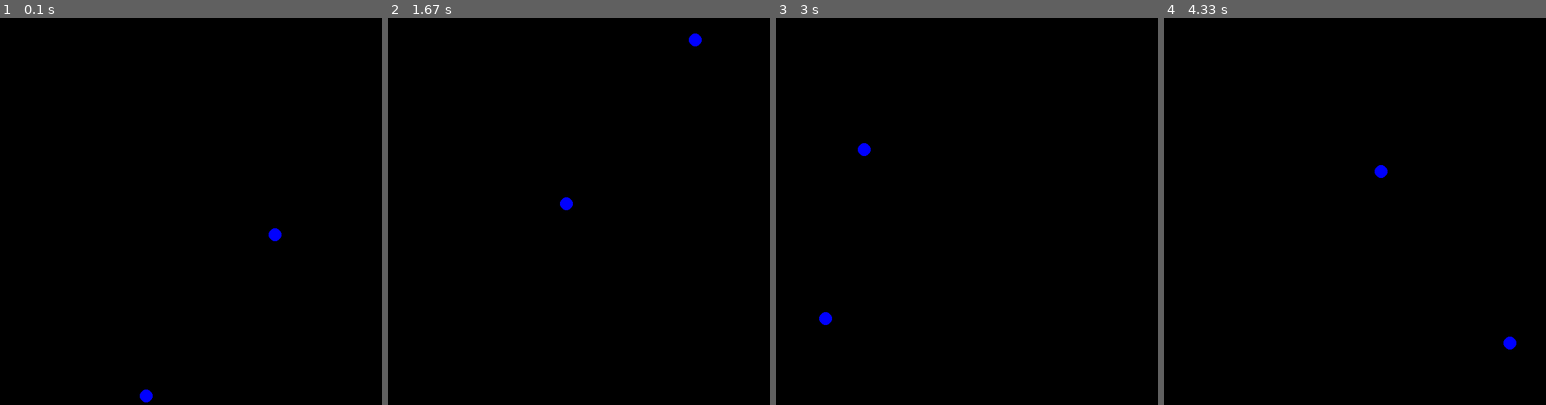
Above: before the commit, frames 1-4 (left to right).
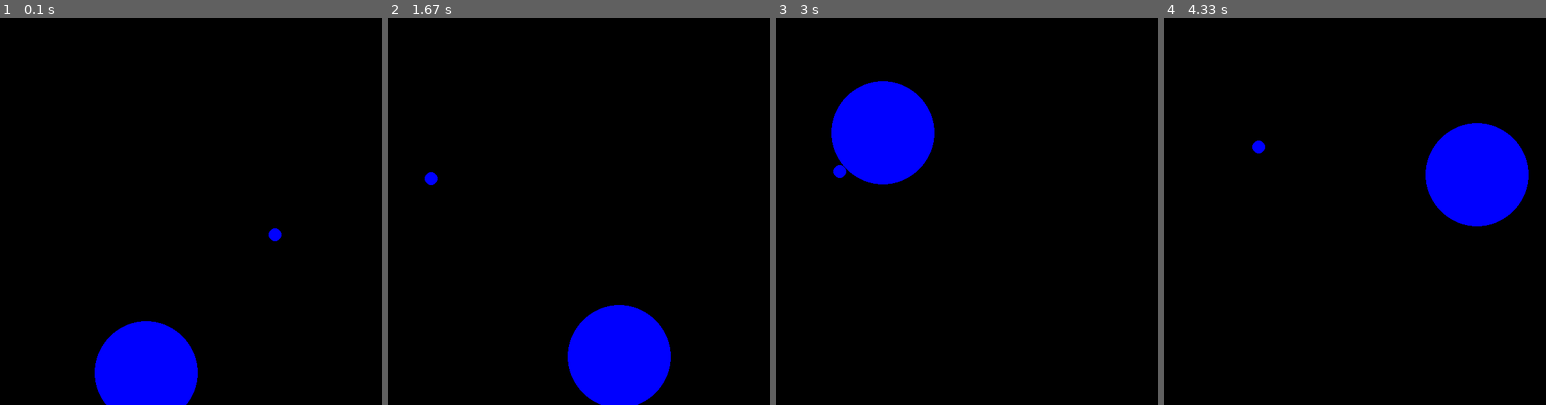
Above: after the commit, the same moments.

Repository: Marihbn/Cinetica_quimica_4_semestre
Game: pygame game, started from import pygame.py
Two runs of this game, one before a commit and one after it. Both use one fixed random seed, a clock stepped at 60 frames per second and the inputs below.
Inputs:
- Up to frame 1 (0.1 s): no input
- Up to frame 2 (1.67 s): no input
- Up to frame 3 (3 s): no input
- Up to frame 4 (4.33 s): no input

The runs differ from the first frame. In frame 1, 4.8% of the frame differs, in the area x 24-52%, y 78-100%; in frame 2, 5.8%; in frame 3, 5.7%; in frame 4, 5.9%, in the area x 23-96%, y 27-86%.

Commit message:
Atualizações

Diff:
--- a/import pygame (1).py
+++ b/import pygame.py
@@ -28,26 +28,28 @@
         if (self.posicao[1] - self.raio <= 0) or (self.posicao[1] + self.raio >= height):
             self.velocidade[1] *= -1
 
-    #def distancia_particulas(self, outra_particula):
-    #    return np.sqrt((self.posicao[0] - outra_particula.posicao[0])**2 + (self.posicao[1] - outra_particula.posicao[1])**2)
-
-    def colisao_particulas(self, outra_particula):
-        lamb = self.massa/outra_particula.massa
-        beta = outra_particula.massa/self.massa
-        vel1_init = self.velocidade.copy()
-        vel2_init = outra_particula.velocidade.copy()
-        if np.sqrt((self.posicao[0] - outra_particula.posicao[0])**2 + (self.posicao[1] - outra_particula.posicao[1])**2) <= (self.raio + outra_particula.raio):
-            self.velocidade = (2/(1+lamb))*vel2_init - ((1-lamb)/(1+lamb))*vel1_init
-            outra_particula.velocidade = (2/(1+beta))*vel1_init - ((1-beta)/(1+beta))*vel2_init
-
     def movimento(self):
-        self.posicao += self.velocidade
+        self.posicao = (self.posicao + self.velocidade).astype(int)
 
     def desenho(self):
         pygame.draw.circle(window, self.cor, (int(self.posicao[0]), int(self.posicao[1])), self.raio)
 
+def distancia_particulas(p1, p2):
+    return np.sqrt((p1.posicao[0] - p2.posicao[0])**2 + (p1.posicao[1] - p2.posicao[1])**2)
+
+def velocidade_relativa(p1, p2):
+    return np.sqrt((p1.velocidade[0] - p2.velocidade[0])**2 + (p1.velocidade[1] - p2.velocidade[1])**2)
+
+def colisao_particulas(p1, p2):
+    lamb = p1.massa/p2.massa
+    beta = p2.massa/p1.massa
+    if distancia_particulas(p1, p2) <= (p1.raio + p2.raio):
+        if velocidade_relativa(p1, p2) > 0:
+            p1.velocidade, p2.velocidade = (2/(1+lamb))*p2.velocidade - ((1-lamb)/(1+lamb))*p1.velocidade, (2/(1+beta))*p1.velocidade - ((1-beta)/(1+beta))*p2.velocidade
+            #p1.velocidade, p2.velocidade = p1.velocidade.astype(np.int32), p2.velocidade.astype(np.int32)
+
 # Criando as partículas
-particula_1 = Particle(width // 3, height - 100 // 2, 10)
+particula_1 = Particle(width // 3, height - 100 // 2, 80)
 particula_2 = Particle(2 * width // 3, height // 2, 10)
 
 # Rodando a simulação
@@ -72,7 +74,7 @@
     particula_1.colisao_parede()
     particula_2.colisao_parede()
 
-    particula_1.colisao_particulas(particula_2)
+    colisao_particulas(particula_1, particula_2)
 
     pygame.display.update()
     c.tick(60)
